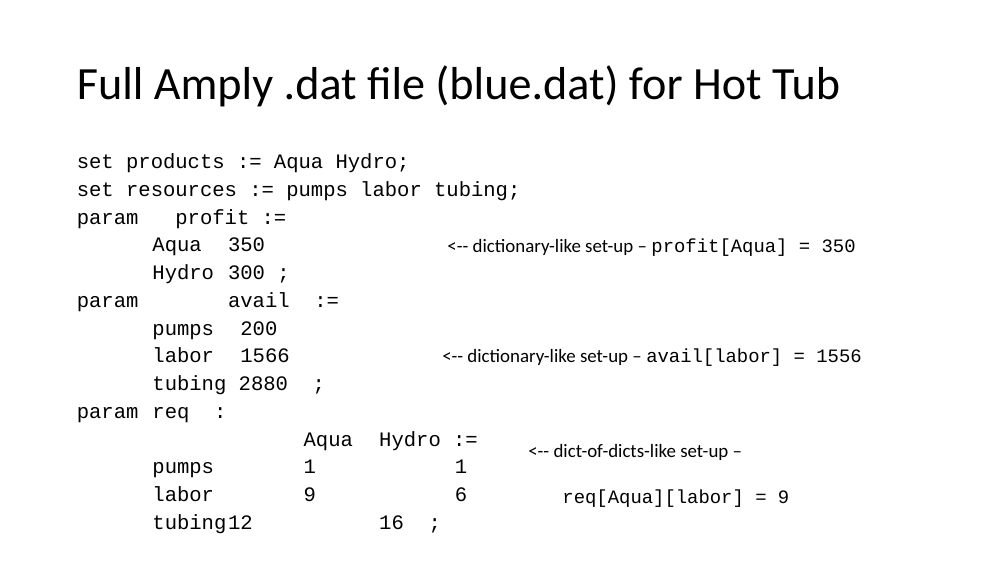
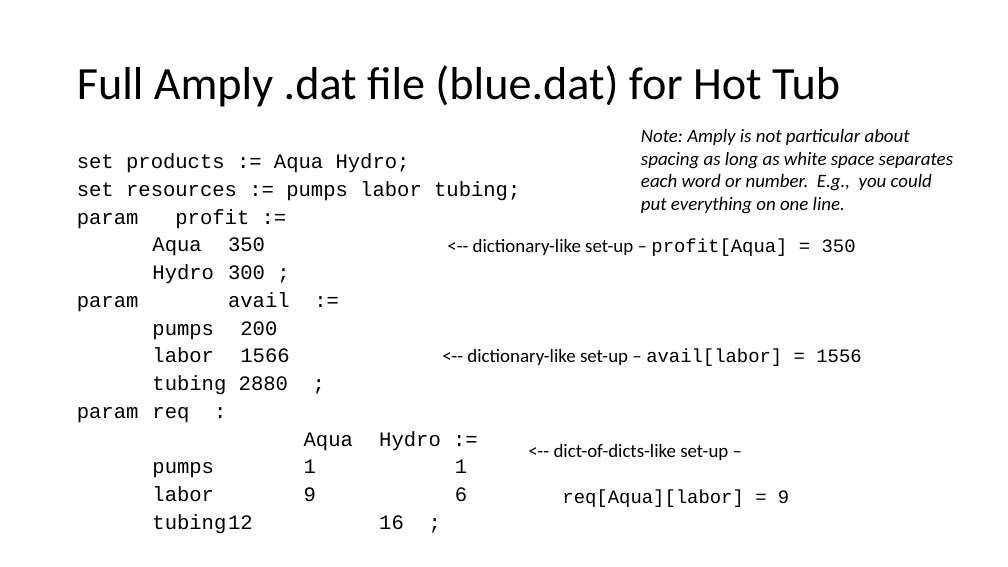
Before and after one commit to prof-frommer/idm_course, a slide deck: slide 17 of LEC/lec04-pulp-with-dicts-amply/some PuLP reference; AMPLY.pptx. Drawn at 1008x567 pixels with LibreOffice and Linux fonts; fonts in the diff are those of the drawing. Boxes give left, top, right and bottom in pixels: in the first picture for what was removed or moved away, otherwise in the second. Text is boxed around its words. In the diff, an @@ line names an element or a change of style, - is before the commit and + after.

```diff
--- a/LEC/lec04-pulp-with-dicts-amply/some PuLP reference; AMPLY.pptx
+++ b/LEC/lec04-pulp-with-dicts-amply/some PuLP reference; AMPLY.pptx
@@ text added at (641, 129, 953, 214), 18 pt, text #000000, italic @@
+Note: Amply is not particular about spacing as long as white space separates each word or number. E.g., you could put everything on one line.
```
Also in this commit, not shown: 1 other slide changed, 2 other files.
